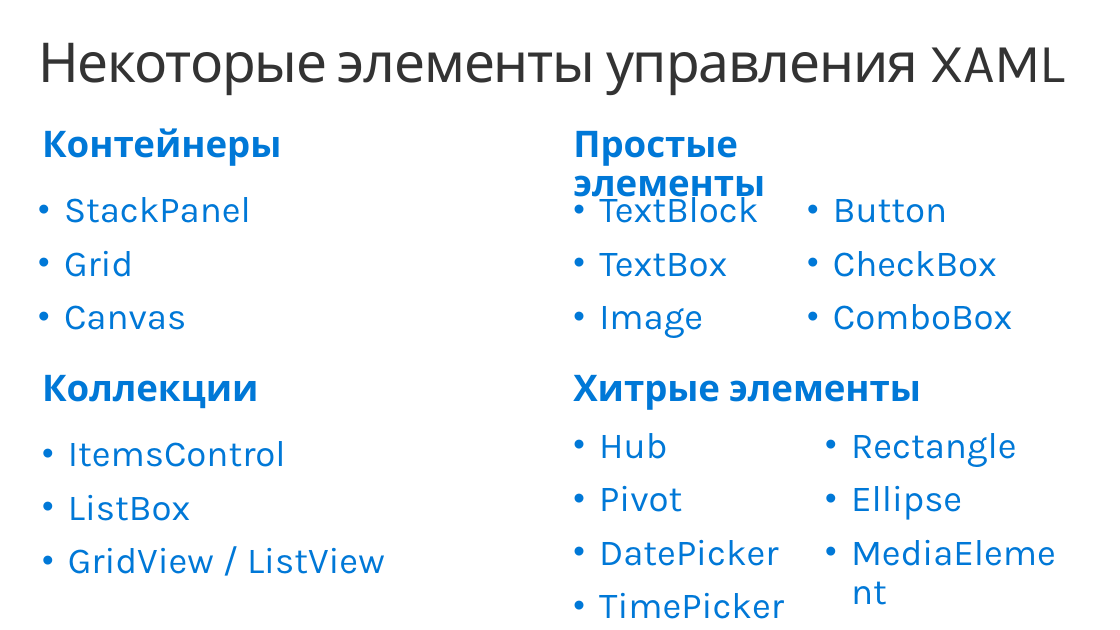
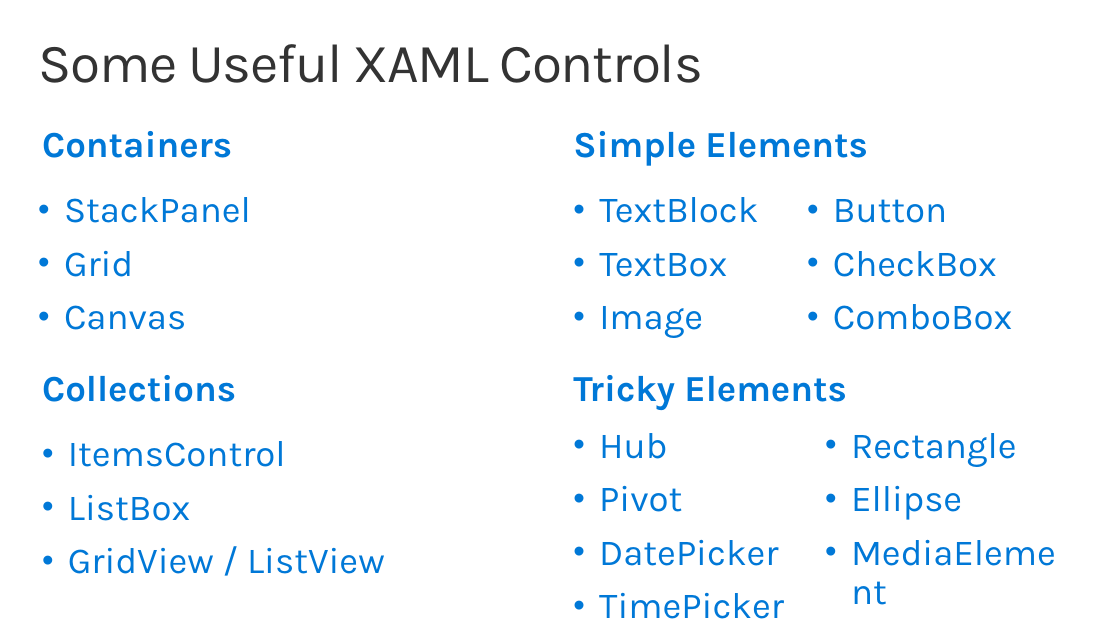
Before and after one commit to evangelism/Win10UWPCourse, a slide deck: slide 3 of 01. Introduction to UWP/1a. XAML Controls.pptx. Drawn at 1120x630 pixels with LibreOffice and Linux fonts; fonts in the diff are those of the drawing; background and template pictures are left out. Boxes give left, top, right and bottom in pixels: in the first picture for what was removed or moved away, otherwise in the second. Text is boxed around its words. In the diff, an @@ line names an element or a change of style, - is before the commit and + after.

```diff
--- a/01. Introduction to UWP/1a. XAML Controls.pptx
+++ b/01. Introduction to UWP/1a. XAML Controls.pptx
@@ title at [38,44,703,83]: text changed @@
-Некоторые элементы управления XAML
+Some Useful XAML Controls
@@ text at [42,131,232,158]: text changed @@
-Контейнеры
+Containers
@@ text at [573,131,868,166]: text changed @@
-Простые элементы
+Simple Elements
@@ text at [42,375,236,402]: text changed @@
-Коллекции
+Collections
@@ text at [573,375,846,410]: text changed @@
-Хитрые элементы
+Tricky Elements
```
Also in this commit, not shown: 10 other slides changed, 1 slide added, 1 slide removed, 15 other files.
